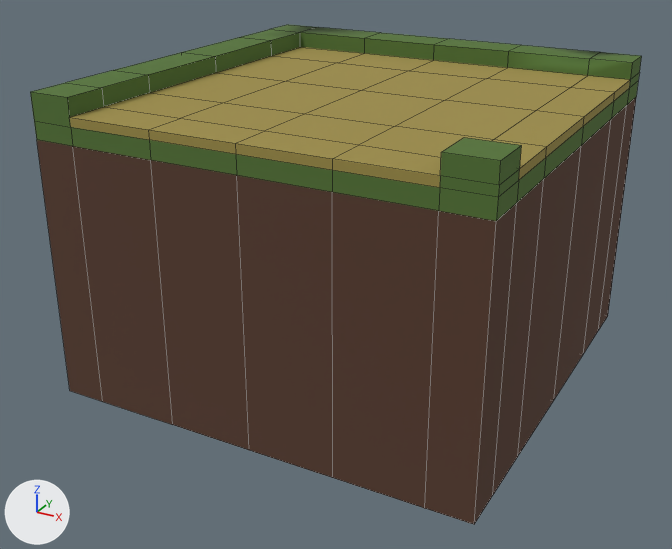
A saved change to the FBX model Assets/Art/Tile_Ground/Chemin/Chemin_Virage.fbx.
Before and after are seen from a 50 mm camera at (21.25, -9.25, 4.6) aimed at (16.37, -0.37, 0.16). Arrows for +X, +Y and +Z are at lower left; the lights stay in place. The first picture is the older version. Mesh edges are drawn as thin lines.

Objects in the first picture: 'Chemin_Virage'.
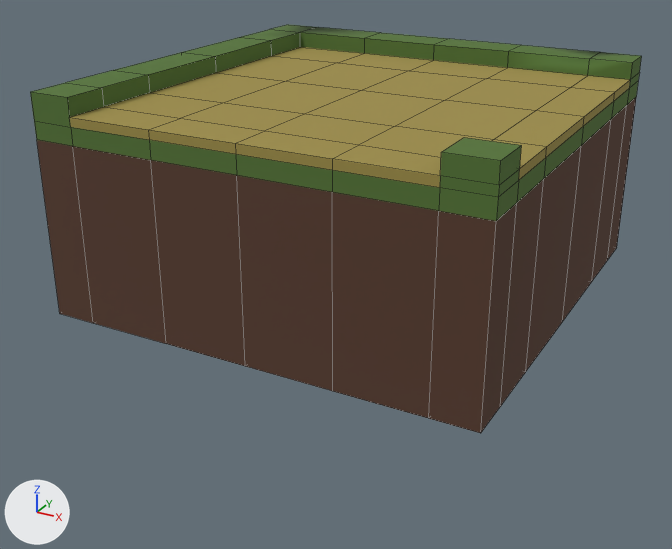
The newer file is also turned or shifted as a whole; pictures and numbers use the older file's frame.

What differs and where, as boxes [x1, y1, x2, y2] in the pictures (672 x 549 px; the box of a moved part takes in the faces that stretch with it):
'Chemin_Virage', reshaped (18% shorter)
    before: [30, 24, 642, 524]
    after: [30, 24, 642, 433]
part 1 of me_cube_007, moved or reshaped
    before: [59, 248, 617, 524]
    after: [59, 248, 616, 433]

The change in detail:
me_cube_007 is used by ob_chemin_virage; location (16.5, 0.0, 2.5).
me_cube_007 had 167 vertices, 166 faces and spanned x -2.5..2.5, y -2.5..2.5, z -3.5..0.0.
me_cube_007 now has 167 vertices, 166 faces and spans x -2.5..2.5, y -2.5..2.5, z -2.5..0.0.
me_cube_007 part 1: all 49 vertices in x -2.5..2.5, y -2.5..2.5, z -3.5 are moved by (0.0, 0.0, 1.0).
